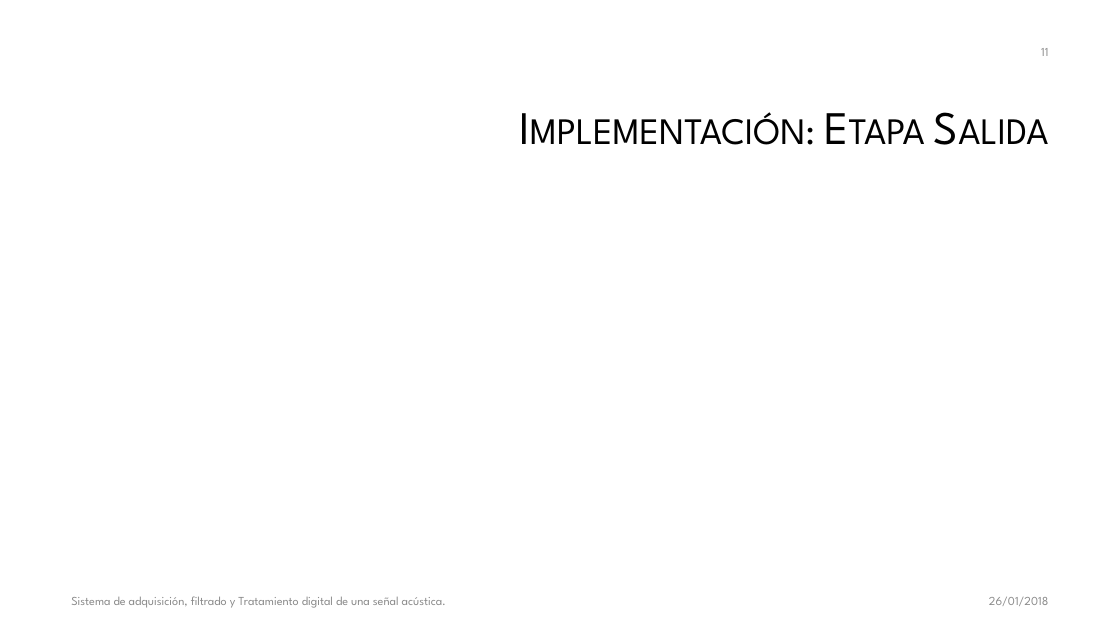
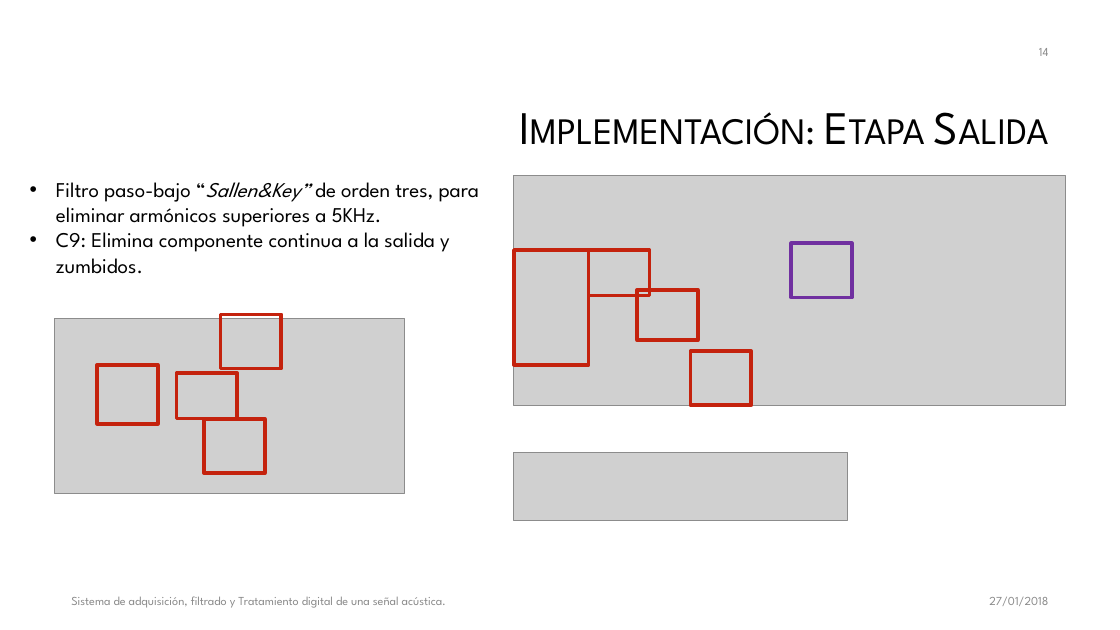
Before and after one commit to galledohm/Prueba1, a slide deck: slide 14 of Subsis/Presentación/Sistema de adquisición, filtrado y Tratamiento digital.pptx (slide 11 before the commit). Drawn at 1120x630 pixels with LibreOffice and Linux fonts; fonts in the diff are those of the drawing; grey boxes stand for pictures; background and template pictures are left out. Boxes give left, top, right and bottom in pixels: in the first picture for what was removed or moved away, otherwise in the second. Text is boxed around its words. In the diff, an @@ line names an element or a change of style, - is before the commit and + after.

```diff
--- a/Subsis/Presentación/Sistema de adquisición, filtrado y Tratamiento digital.pptx
+++ b/Subsis/Presentación/Sistema de adquisición, filtrado y Tratamiento digital.pptx
@@ page number at (1039, 48, 1049, 56): text changed @@
-11
+14
@@ picture added at (514, 176, 1065, 406) @@
@@ text added at (56, 182, 479, 274), 18 pt, text #000000 @@
+• Filtro paso-bajo “Sallen&Key” de orden tres, para eliminar armónicos superiores a 5KHz.
+• C9: Elimina componente continua a la salida y zumbidos.
@@ rectangle added at (514, 250, 589, 365), outline #C4220D 3 pt @@
@@ rectangle added at (589, 250, 649, 296), outline #C4220D 3 pt @@
@@ rectangle added at (791, 243, 852, 297), outline #7030A0 3 pt @@
@@ rectangle added at (638, 290, 698, 340), outline #C4220D 3 pt @@
@@ picture added at (55, 318, 405, 493) @@
@@ rectangle added at (221, 314, 281, 369), outline #C4220D 3 pt @@
@@ rectangle added at (691, 351, 751, 406), outline #C4220D 3 pt @@
@@ rectangle added at (97, 365, 158, 423), outline #C4220D 3 pt @@
@@ rectangle added at (176, 373, 237, 418), outline #C4220D 3 pt @@
@@ rectangle added at (204, 419, 265, 474), outline #C4220D 3 pt @@
@@ picture added at (513, 452, 849, 520) @@
@@ text at (989, 597, 1048, 606): text changed @@
-26/01/2018
+27/01/2018
```
Also in this commit, not shown: 15 other slides changed, 6 slides added, 2 other files.
